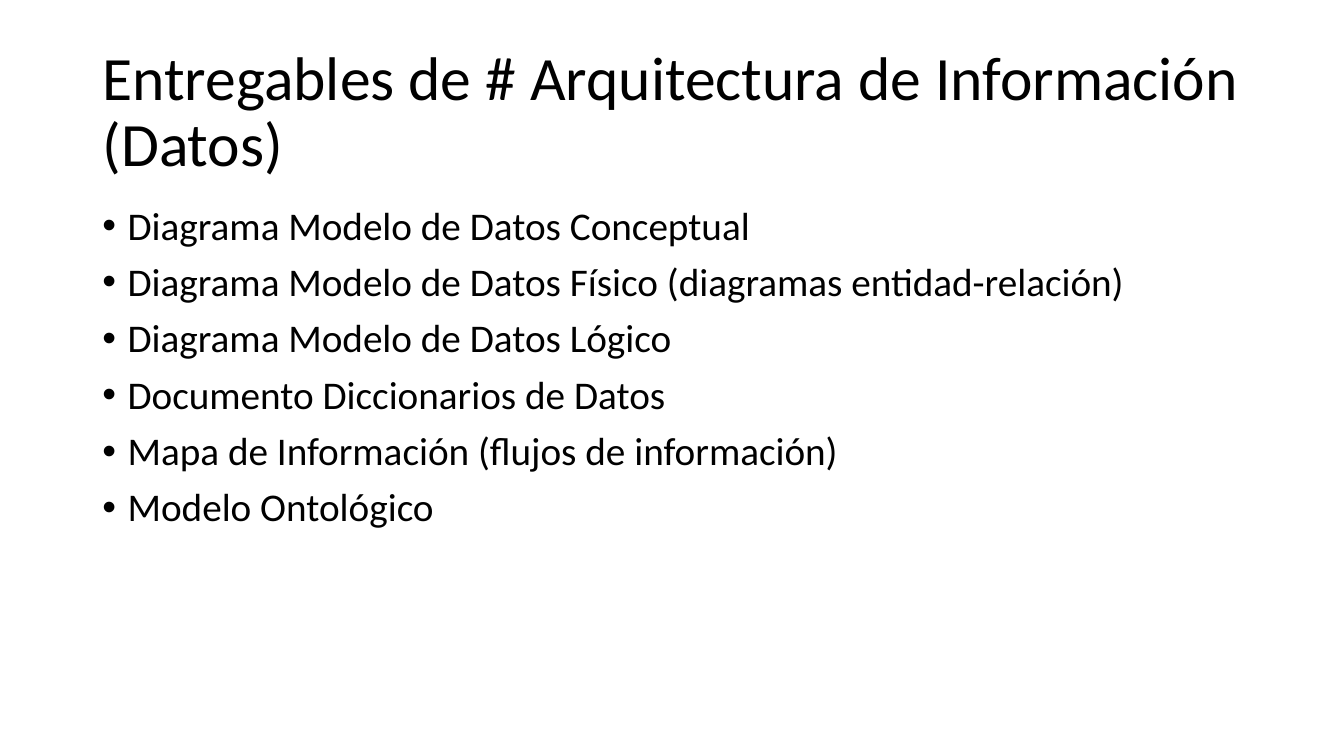
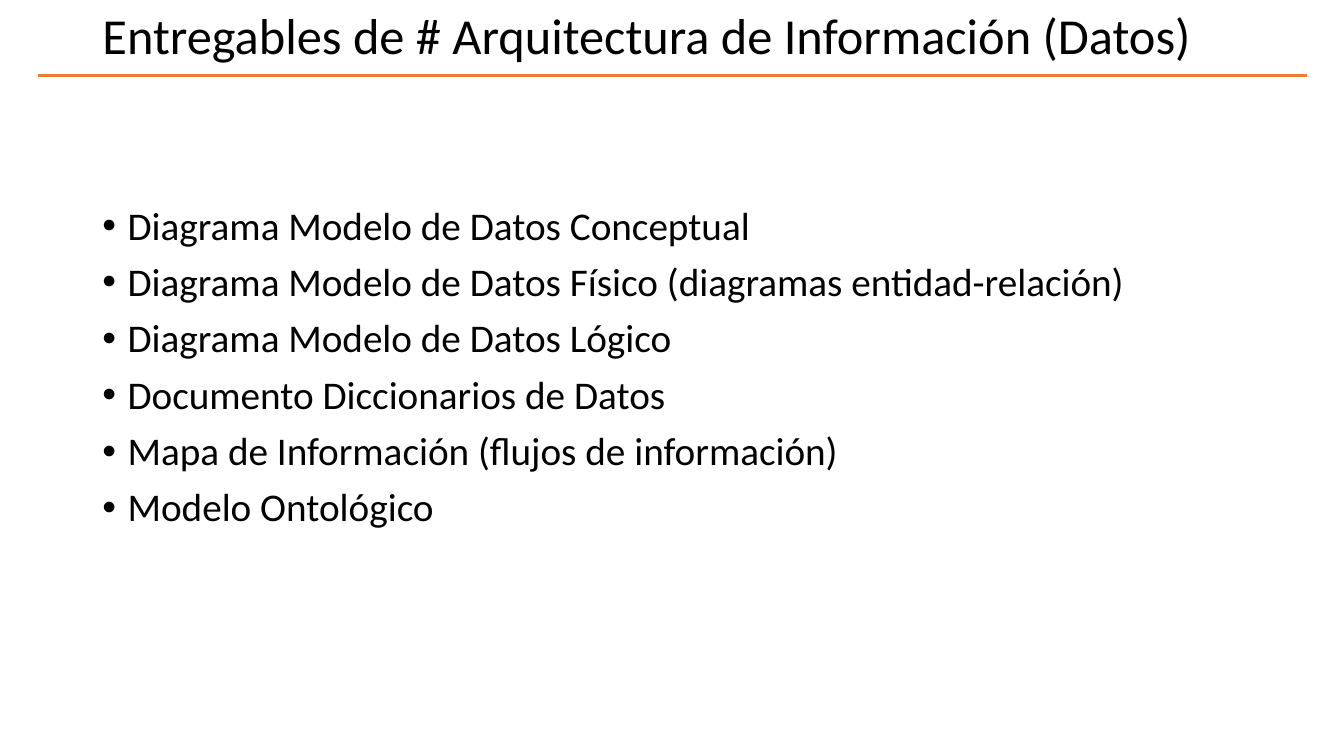
Before and after one commit to hwong23/pgn-078, a slide deck: slide 12 of content/pptxoutpt.pptx. Drawn at 1344x756 pixels with LibreOffice and Linux fonts; fonts in the diff are those of the drawing; background and template pictures are left out. Boxes give left, top, right and bottom in pixels: in the first picture for what was removed or moved away, otherwise in the second. Text is boxed around its words. In the diff, an @@ line names an element or a change of style, - is before the commit and + after.

```diff
--- a/content/pptxoutpt.pptx
+++ b/content/pptxoutpt.pptx
@@ title "Entregables de # Arquitectura de ...": place and size @@
-title "Entregables de # Arquitectura de ..." at bbox=[102, 57, 1237, 175]
+title "Entregables de # Arquitectura de ..." at bbox=[102, 17, 1191, 63]
@@ title "Entregables de # Arquitectura de ..." at bbox=[102, 17, 1191, 63]: size 44 to 36 pt @@
@@ line added from (38, 76) to (1308, 76), #ED7D31 2.25 pt @@
```
Also in this commit, not shown: 14 other slides changed, 2 other files.
